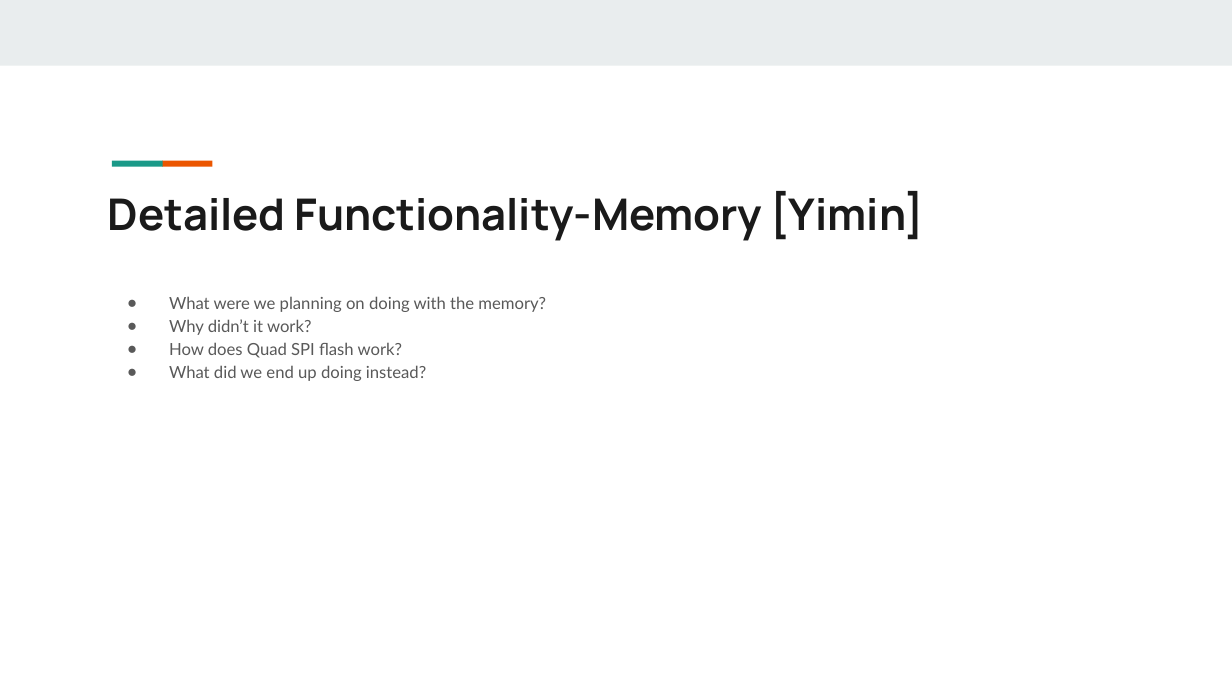
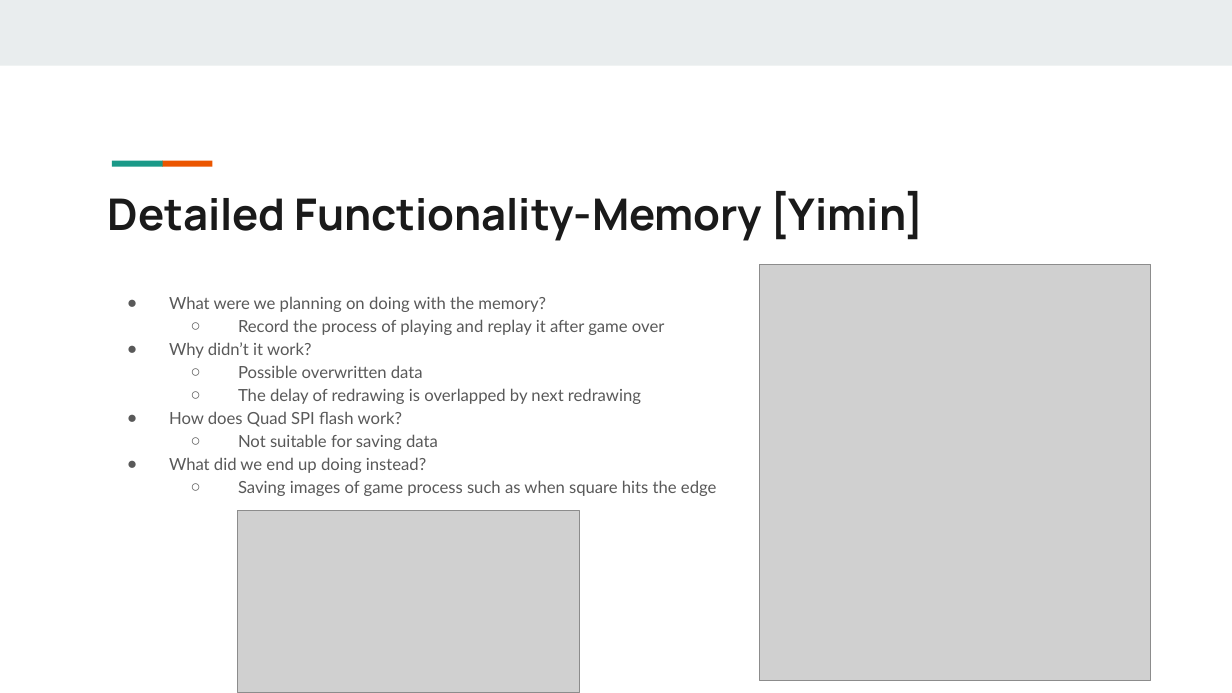
Before and after one commit to xu842251462/EC551_Final_Project, a slide deck: slide 7 of Bringing the Analog World to Digital Design_EC551_Final Project.pptx. Drawn at 1232x693 pixels with LibreOffice and Linux fonts; fonts in the diff are those of the drawing; grey boxes stand for pictures. Boxes give left, top, right and bottom in pixels: in the first picture for what was removed or moved away, otherwise in the second. Text is boxed around its words. In the diff, an @@ line names an element or a change of style, - is before the commit and + after.

```diff
--- a/Bringing the Analog World to Digital Design_EC551_Final Project.pptx
+++ b/Bringing the Analog World to Digital Design_EC551_Final Project.pptx
@@ picture added at [760,264,1151,681] @@
@@ text at [238,319,664,335]: paragraph added @@
+  ○ Record the process of playing and replay it after game over
@@ text at [238,365,641,404]: paragraphs added @@
+  ○ Possible overwritten data
+  ○ The delay of redrawing is overlapped by next redrawing
@@ text at [238,434,438,450]: paragraph added @@
+  ○ Not suitable for saving data
@@ text at [238,480,716,496]: paragraph added @@
+  ○ Saving images of game process such as when square hits the edge
@@ picture added at [238,510,579,693] @@
```
Also in this commit, not shown: 3 other slides changed.
